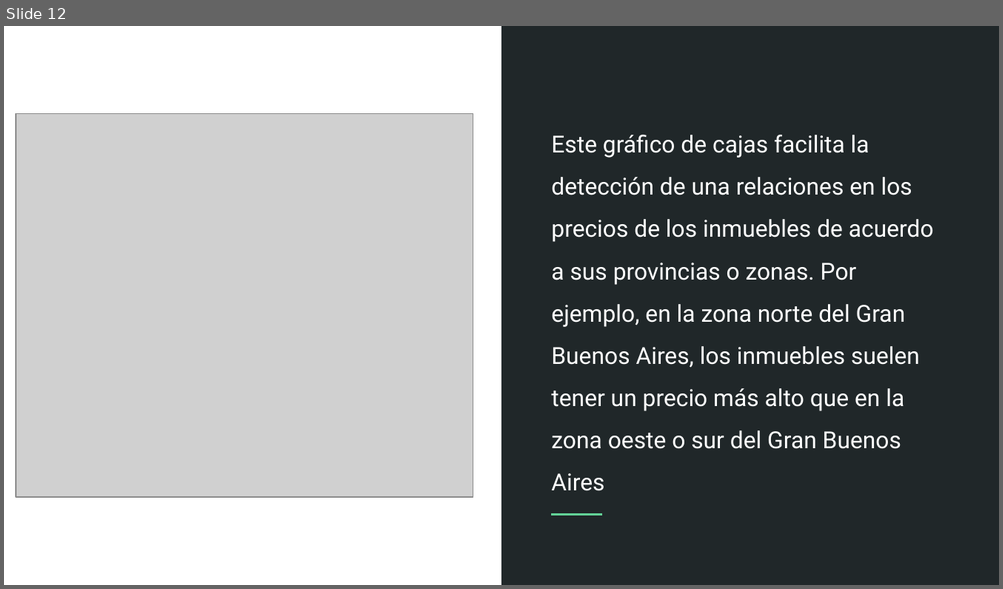
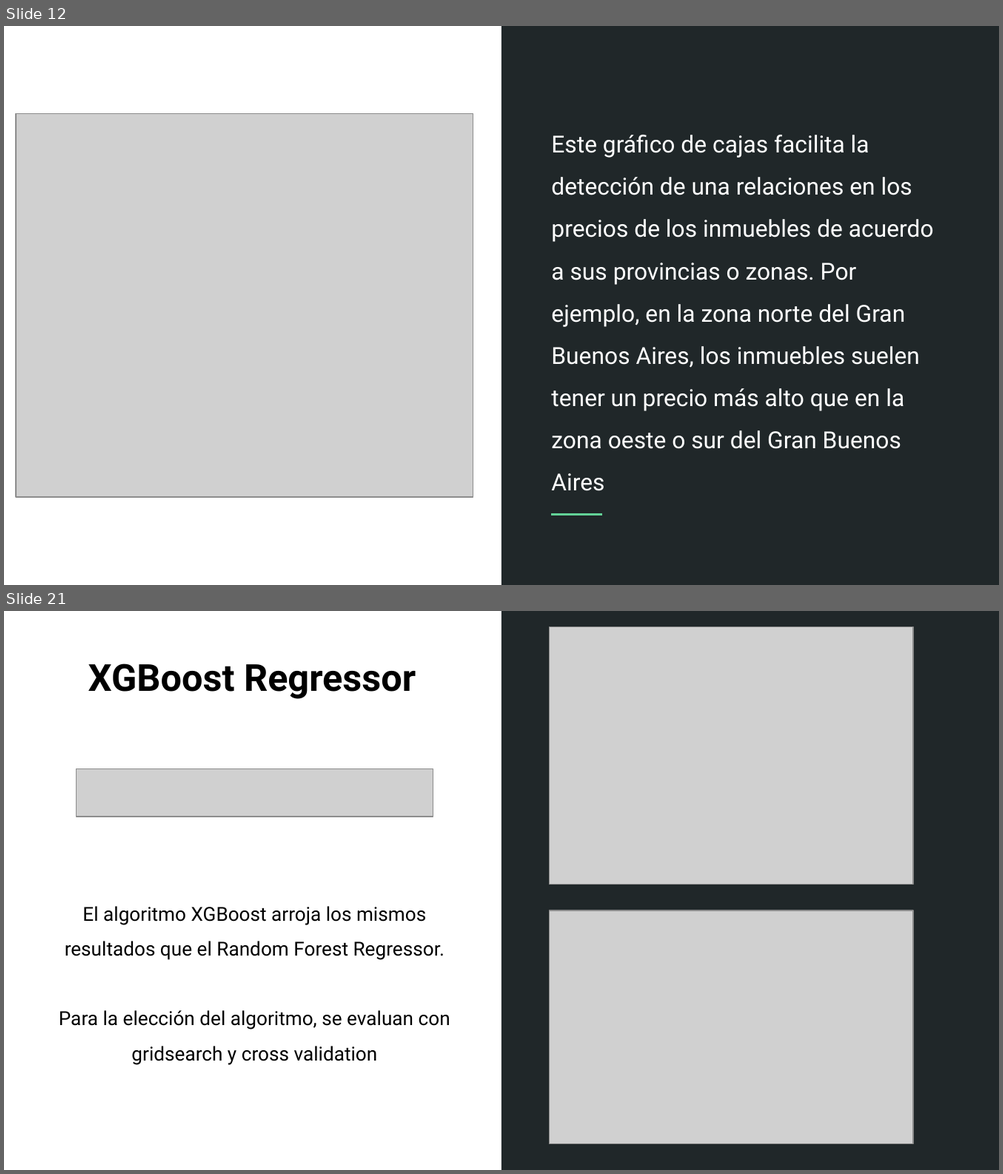
Before and after one commit to marcoavillani/argprops, a slide deck: Predicción de Precios Inmobiliarios.pptx. Shown one above the other, each under a label of ours: slide 12 before the commit, slides 12 and 21 after it; the slides between them are not shown. The pictures are 1003x589 and 1003x1174 pixels, drawn with LibreOffice and Linux fonts; fonts in the diff are those of the drawing; grey boxes stand for pictures. Boxes give left, top, right and bottom in pixels: in the first picture for what was removed or moved away, otherwise in the second. Text is boxed around its words. In the diff, an @@ line names an element or a change of style, - is before the commit and + after.

```diff
--- a/Predicción de Precios Inmobiliarios.pptx
+++ b/Predicción de Precios Inmobiliarios.pptx
@@ slide 21 added at [4,611,999,1170], background #FFFFFF; not listed: 1 template element that a slide beside it also shows @@
@@ picture added at [549,627,913,885] @@
@@ text added at [88,664,415,699], 27 pt, text #000000, bold @@
+XGBoost Regressor
@@ picture added at [77,769,432,817] @@
@@ text added at [59,906,450,1065], 14 pt, text #000000 @@
+El algoritmo XGBoost arroja los mismos resultados que el Random Forest Regressor.
+Para la elección del algoritmo, se evaluan con gridsearch y cross validation
@@ picture added at [549,911,913,1144] @@
```
Also in this commit, not shown: 1 slide changed, 10 other slides added, 1 slide removed, 1 other file.
